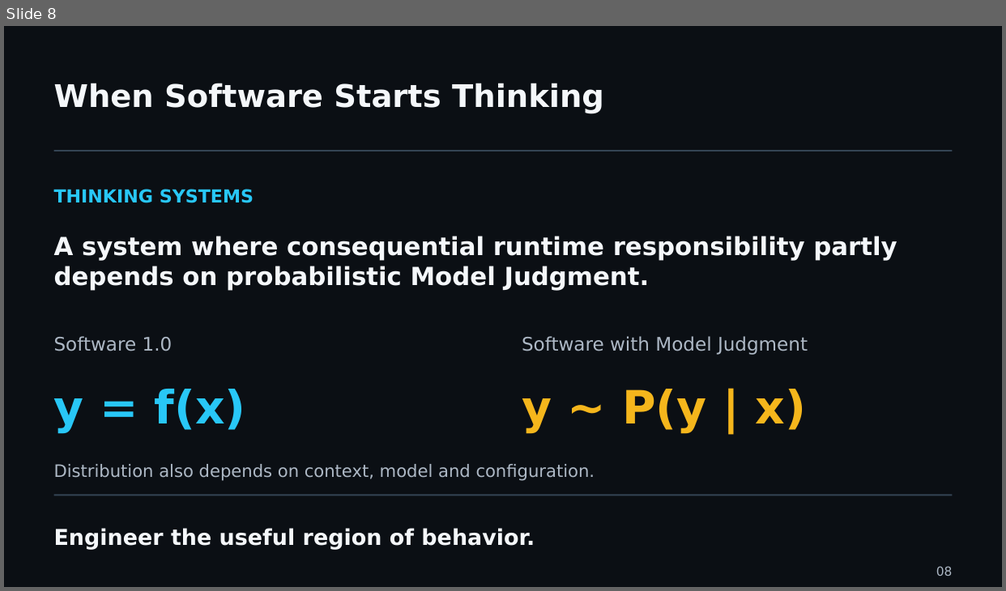
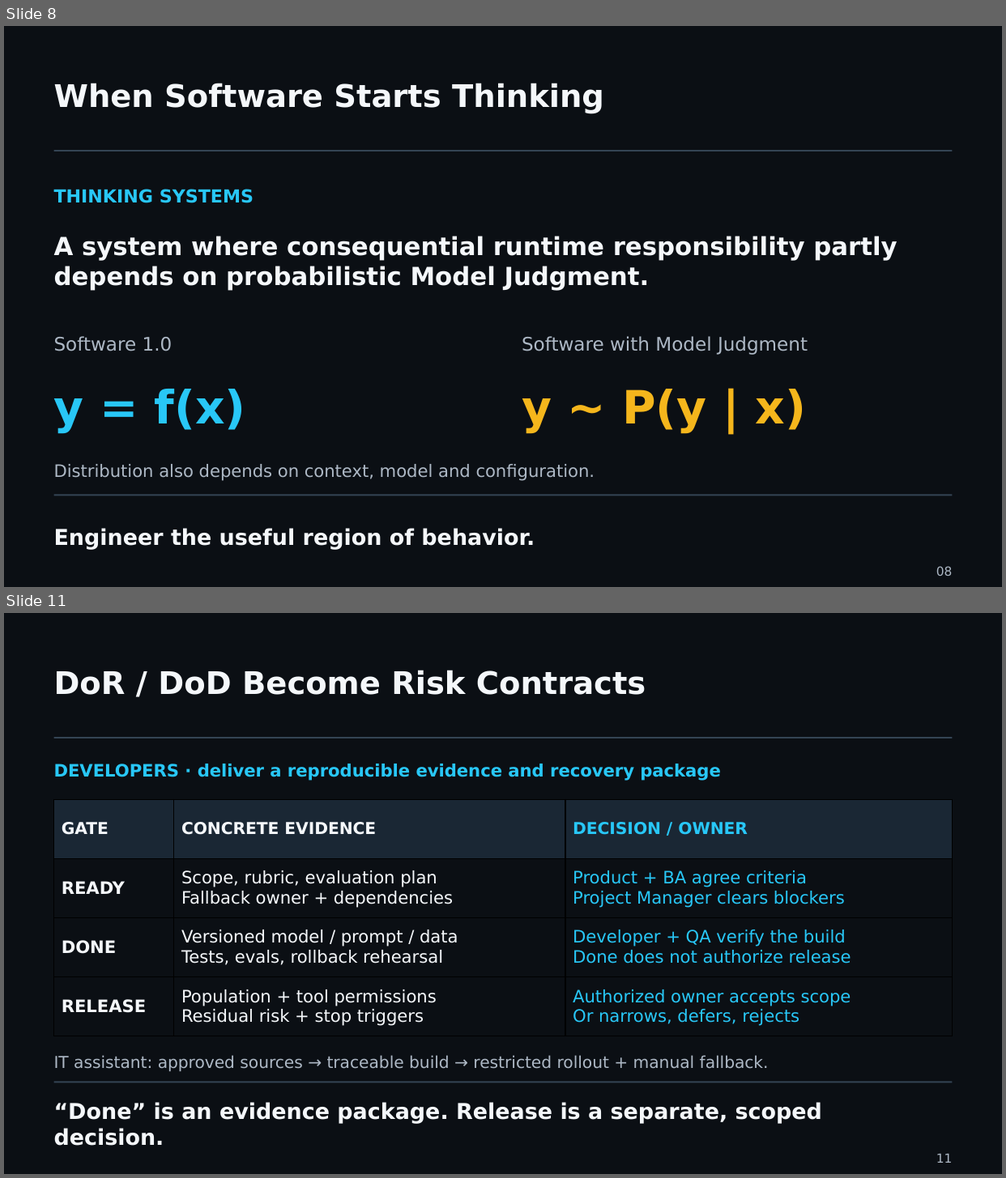
Before and after one commit to UncertaintyArchitectureGroup/uncertainty-architecture, a slide deck: assets/presentations/pmday-2026/ai-changes-both-sides.pptx. Shown one above the other, each under a label of ours: slide 8 before the commit, slides 8 and 11 after it; the slides between them are not shown. The pictures are 1006x591 and 1006x1178 pixels, drawn with LibreOffice and Linux fonts; fonts in the diff are those of the drawing. Boxes give left, top, right and bottom in pixels: in the first picture for what was removed or moved away, otherwise in the second. Text is boxed around its words. In the diff, an @@ line names an element or a change of style, - is before the commit and + after.

```diff
--- a/assets/presentations/pmday-2026/ai-changes-both-sides.pptx
+++ b/assets/presentations/pmday-2026/ai-changes-both-sides.pptx
@@ slide 11 added at [4,613,1002,1174], background #0B0F14 @@
@@ text added at [54,670,646,695], 30 pt, text #F4F7FA, bold @@
+DoR / DoD Become Risk Contracts
@@ line added from (54, 738) to (953, 738), #344454 1.5 pt @@
@@ text added at [54,764,721,781], 16.5 pt, text #28C7F7, bold @@
+DEVELOPERS · deliver a reproducible evidence and recovery package
@@ table added at [54,799,953,1037], 4 rows, 3 columns @@
+GATE | CONCRETE EVIDENCE | DECISION / OWNER
+READY | Scope, rubric, evaluation plan / Fallback owner + dependencies | Product + BA agree criteria / Project Manager clears blockers
+DONE | Versioned model / prompt / data / Tests, evals, rollback rehearsal | Developer + QA verify the build / Done does not authorize release
+RELEASE | Population + tool permissions / Residual risk + stop triggers | Authorized owner accepts scope / Or narrows, defers, rejects
@@ text added at [54,1055,769,1071], 15.8 pt, text #ADB8C5 @@
+IT assistant: approved sources → traceable build → restricted rollout + manual fallback.
@@ line added from (54, 1082) to (953, 1082), #344454 1.5 pt @@
@@ text added at [54,1102,822,1146], 21 pt, text #F4F7FA, bold @@
+“Done” is an evidence package. Release is a separate, scoped decision.
@@ text added at [936,1154,953,1163], 12 pt, text #ADB8C5 @@
+11
```
Also in this commit, not shown: 2 slides changed, 4 other slides added, 5 slides removed, 13 other files.
